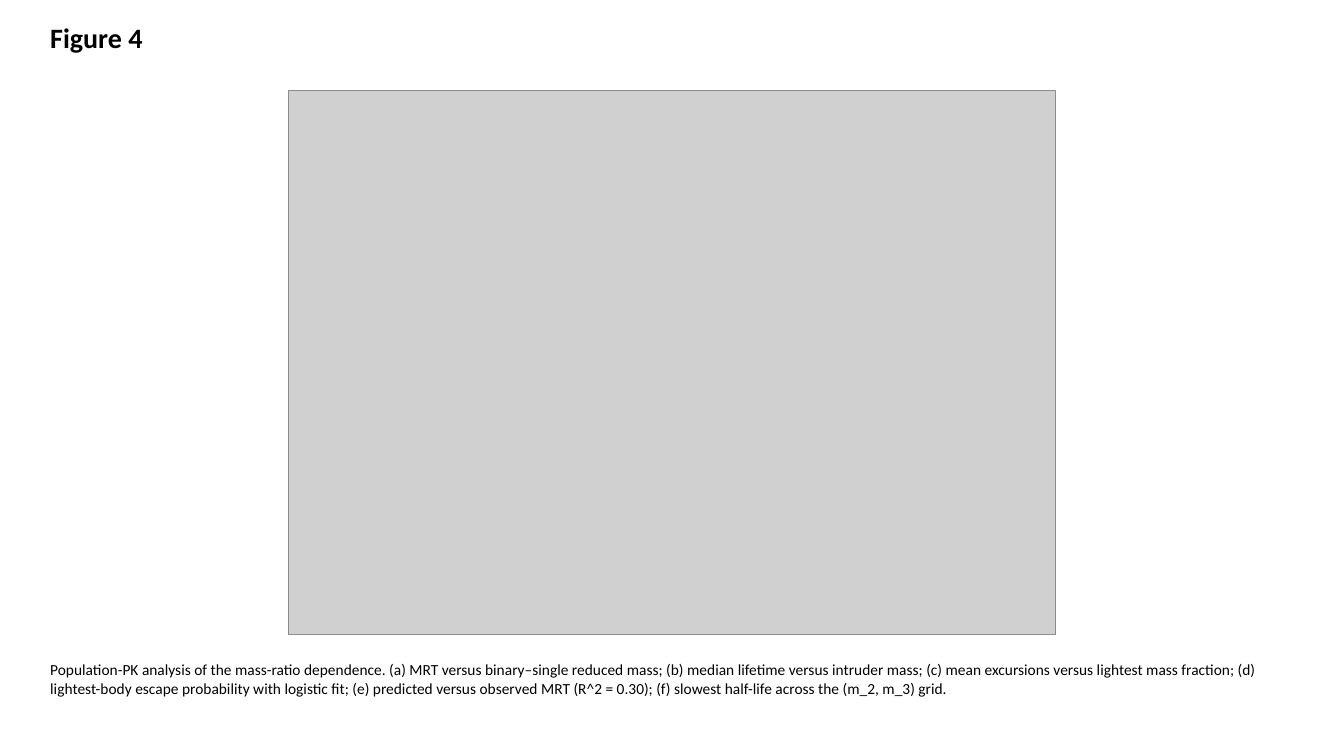
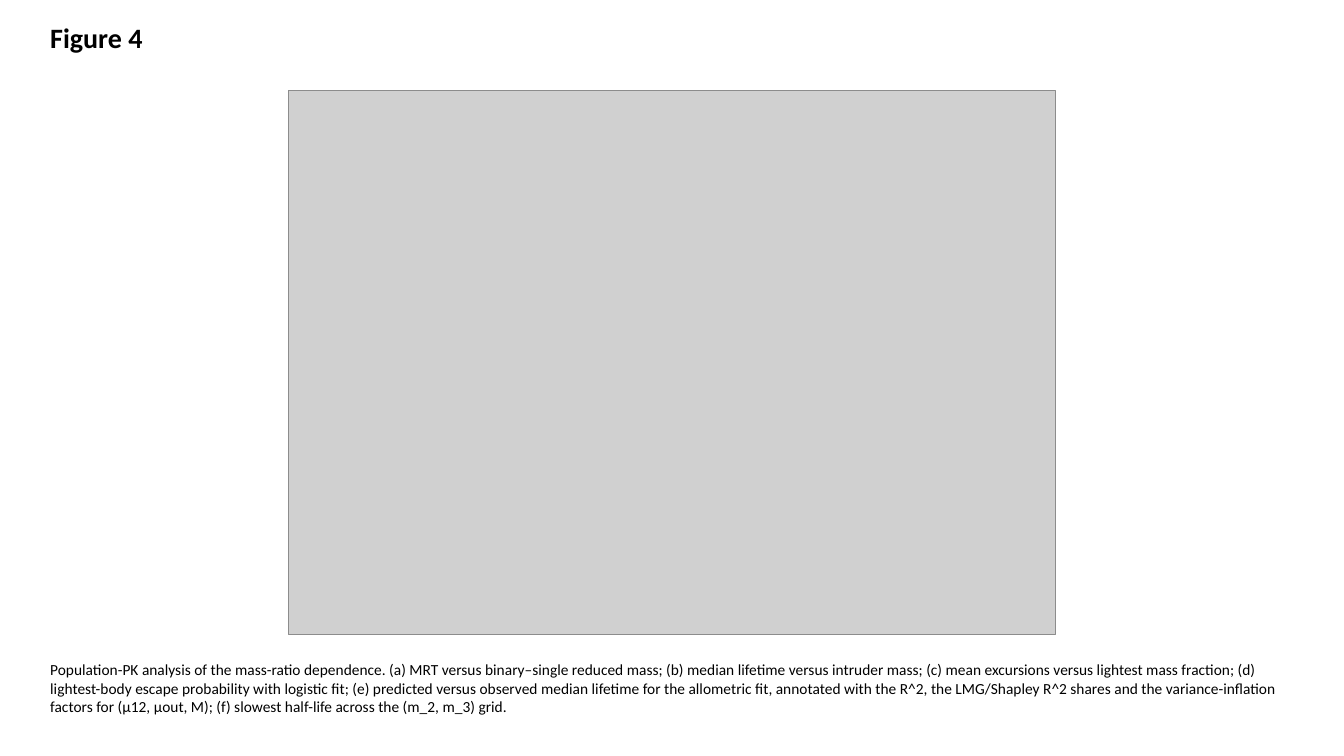
Before and after one commit to bougtoir/medical-accident-its-analysis, a slide deck: slide 4 of threebody_pk_compartment/manuscript/figures_mnras_editable.pptx. Drawn at 1344x756 pixels with LibreOffice and Linux fonts; fonts in the diff are those of the drawing; grey boxes stand for pictures. Boxes give left, top, right and bottom in pixels: in the first picture for what was removed or moved away, otherwise in the second. Text is boxed around its words. In the diff, an @@ line names an element or a change of style, - is before the commit and + after.

```diff
--- a/threebody_pk_compartment/manuscript/figures_mnras_editable.pptx
+++ b/threebody_pk_compartment/manuscript/figures_mnras_editable.pptx
@@ text at [50,664,1275,715]: text changed @@
-Population-PK analysis of the mass-ratio dependence. (a) MRT versus binary–single reduced mass; (b) median lifetime versus intruder mass; (c) mean excursions versus lightest mass fraction; (d) lightest-body escape probability with logistic fit; (e) predicted versus observed MRT (R^2 = 0.30); (f) slowest half-life across the (m_2, m_3) grid.
+Population-PK analysis of the mass-ratio dependence. (a) MRT versus binary–single reduced mass; (b) median lifetime versus intruder mass; (c) mean excursions versus lightest mass fraction; (d) lightest-body escape probability with logistic fit; (e) predicted versus observed median lifetime for the allometric fit, annotated with the R^2, the LMG/Shapley R^2 shares and the variance-inflation factors for (μ12, μout, M); (f) slowest half-life across the (m_2, m_3) grid.
```
Also in this commit, not shown: 12 other files.
